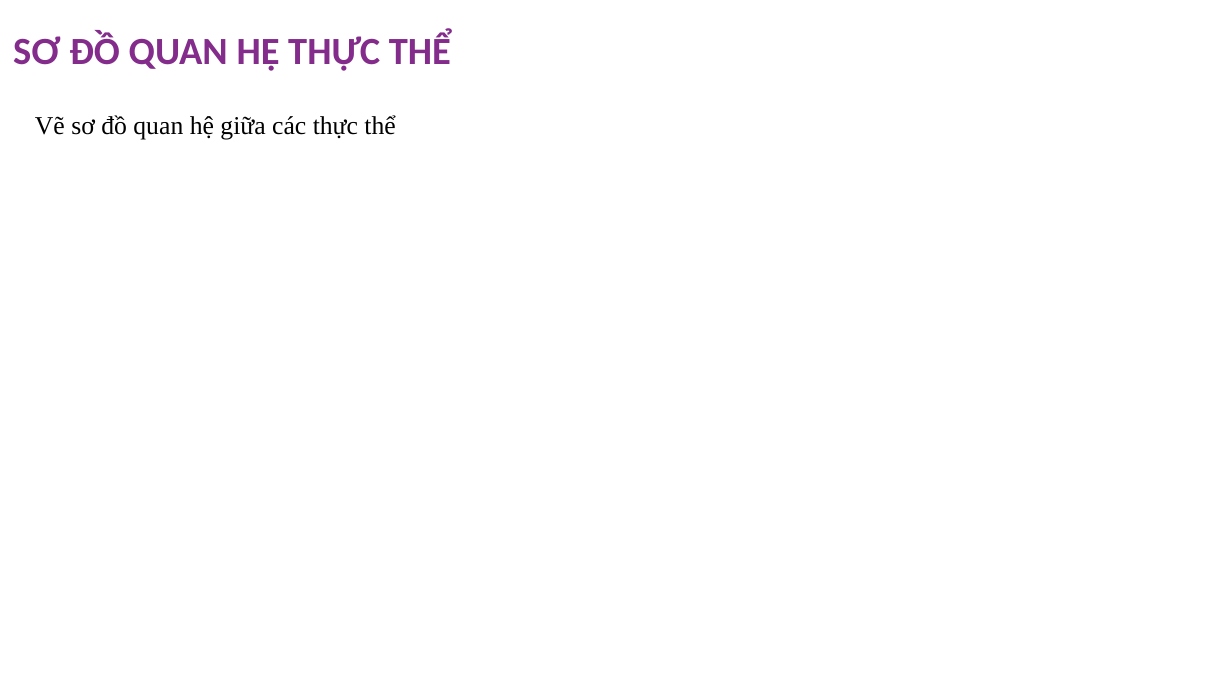
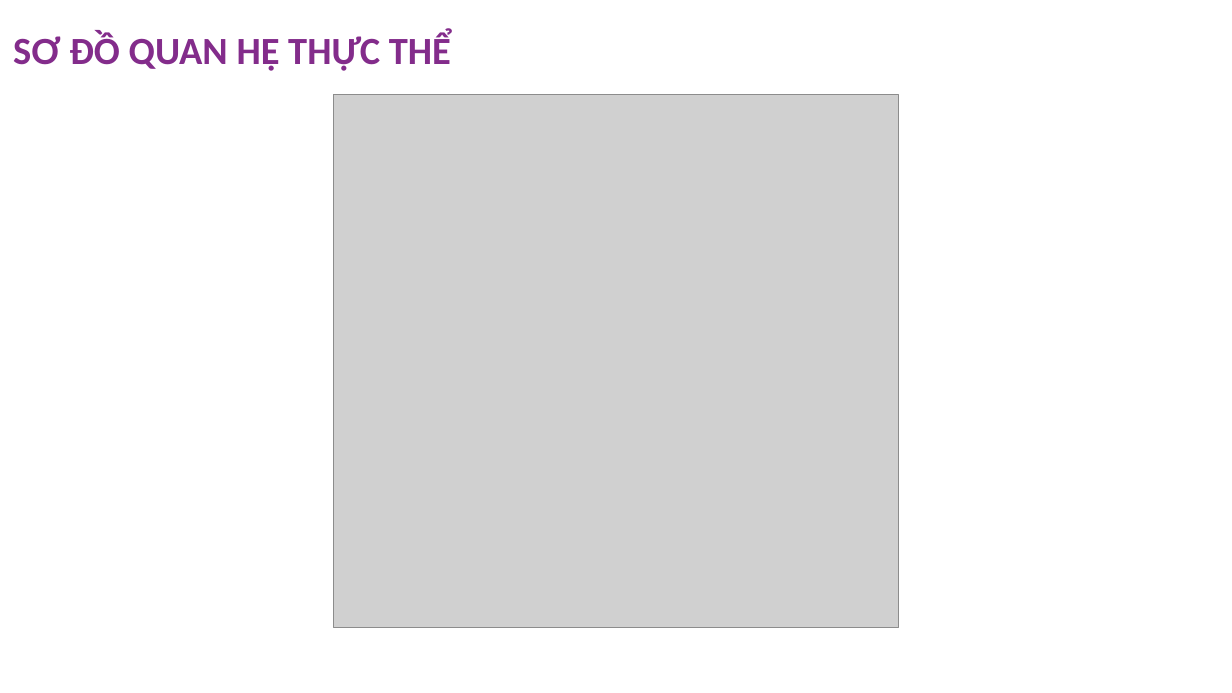
Before and after one commit to anhnmt/csharp-online-banking, a slide deck: slide 8 of Documents/C1905M-Group 1-Online Banking (ADSE).pptx (slide 6 before the commit). Drawn at 1232x693 pixels with LibreOffice and Linux fonts; fonts in the diff are those of the drawing; grey boxes stand for pictures; background and template pictures are left out. Boxes give left, top, right and bottom in pixels: in the first picture for what was removed or moved away, otherwise in the second. Text is boxed around its words. In the diff, an @@ line names an element or a change of style, - is before the commit and + after.

```diff
--- a/Documents/C1905M-Group 1-Online Banking (ADSE).pptx
+++ b/Documents/C1905M-Group 1-Online Banking (ADSE).pptx
@@ text removed at <box>35,115,395,140</box> @@
-Vẽ sơ đồ quan hệ giữa các thực thể
@@ picture added at <box>334,94,898,628</box> @@
```
Also in this commit, not shown: 3 other slides changed, 6 slides added, 5 slides removed, 3 other files.
